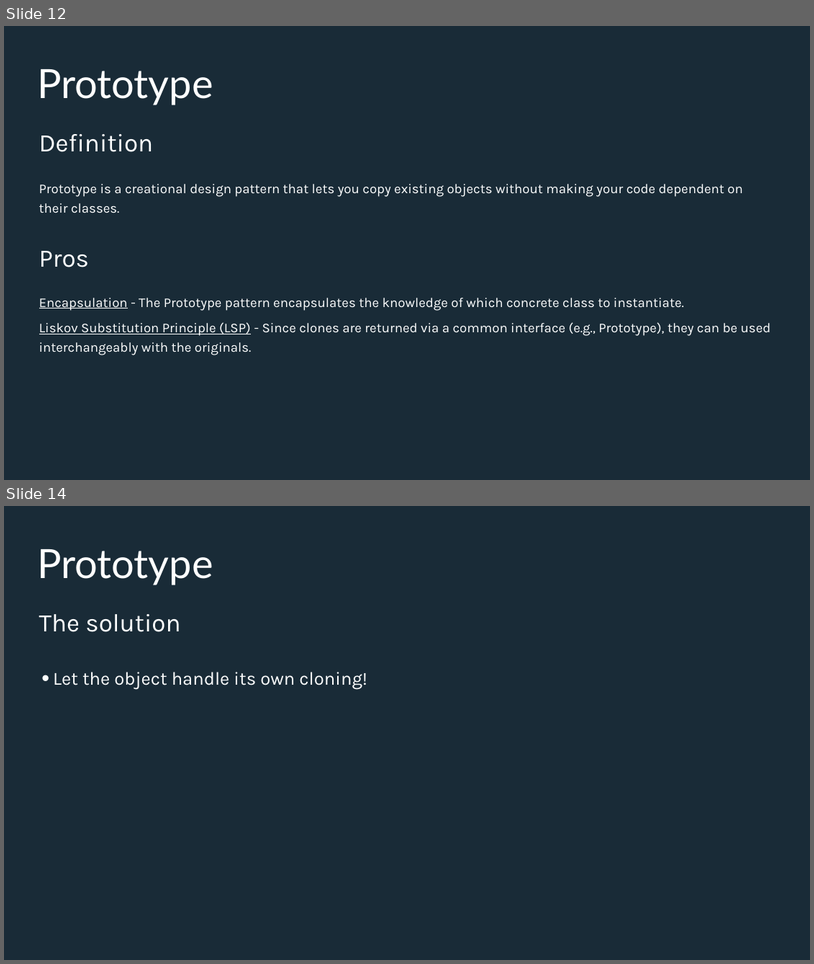
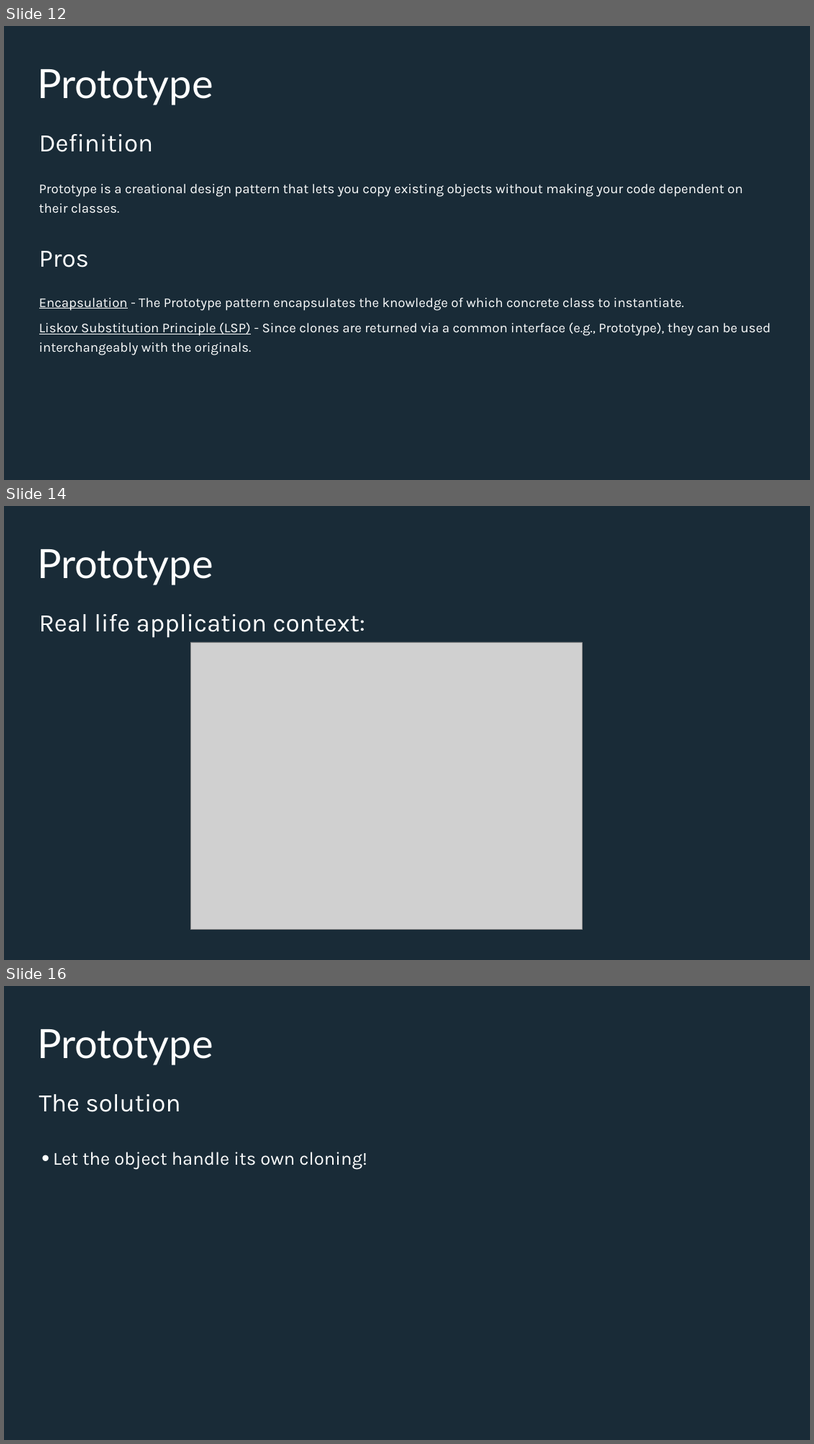
Before and after one commit to Iamsdl/Endava-DesignPatterns, a slide deck: PPT/Back to the basics, explaining design patterns with real life examples - Bridge & Prototype.pptx. Shown one above the other, each under a label of ours: slides 12 and 14 before the commit, slides 12, 14 and 16 after it; the slides between them are not shown. The pictures are 814x964 and 814x1444 pixels, drawn with LibreOffice and Linux fonts; fonts in the diff are those of the drawing; grey boxes stand for pictures. Boxes give left, top, right and bottom in pixels: in the first picture for what was removed or moved away, otherwise in the second. Text is boxed around its words. In the diff, an @@ line names an element or a change of style, - is before the commit and + after.

```diff
--- a/PPT/Back to the basics, explaining design patterns with real life examples - Bridge & Prototype.pptx
+++ b/PPT/Back to the basics, explaining design patterns with real life examples - Bridge & Prototype.pptx
@@ slide 14 added at bbox=[4, 506, 810, 960], background #192B37 @@
@@ title added at bbox=[37, 549, 214, 585], 96 pt, text #FFFFFF @@
+Prototype
@@ text added at bbox=[39, 614, 366, 638], 60 pt, text #FEFFFF @@
+Real life application context:
@@ picture added at bbox=[191, 642, 582, 929] @@
@@ what was slide 14 is now slide 16 @@
```
Also in this commit, not shown: 1 slide changed, 3 other slides added, 2 slides removed, 3 other files.
